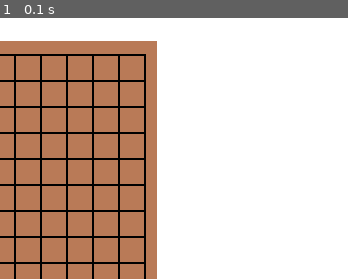
Above: before the commit, frame 1.
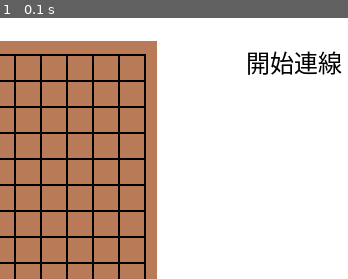
Above: after the commit, the same moment.

Repository: gwahak/Pygame
Game: pygame game, started from Lesson07/GomokuClient/GomokuClient.py
Same seed, same stepped clock (60 frames per second), same inputs: the game is played once before the commit and once after it.
Inputs:
- Up to frame 1 (0.1 s): no input
The pictures show only the part of the screen within x 50-100%, y 0-50%; the shares and areas given below are measured in that part.

The runs differ from the first frame. In frame 1, 1.3% of the frame differs, in the area x 71-99%, y 12-22%.

Commit message:
新增狀態文字

Diff:
--- a/Lesson07/GomokuClient/GomokuClient.py
+++ b/Lesson07/GomokuClient/GomokuClient.py
@@ -1,9 +1,13 @@
+from queue import Queue
+
 import pygame
 
 from Lesson07.GomokuClient.ChessboardClient import ChessboardClient
 
+message_queue = Queue()
 
-class GomokuClient():
+
+class GomokuClient:
     def __init__(self):
         pygame.init()
 
@@ -13,11 +17,12 @@
         self.font = pygame.font.Font(r"C:\Windows\Fonts\SimHei.ttf", 24)
         self.going = True
         # 遊戲狀態
-        # wait: 等待連線
+        # start_connect: 開始連線
+        # wait_connect: 連線中...
         # wait_game: 等待遊戲開始
         # gaming: 遊戲進行中
         # game_over: 遊戲結束
-        self.status = "wait"
+        self.status = "start_connect"
 
         self.chessboard = ChessboardClient()
 
@@ -37,6 +42,9 @@
                 # TODO: 計算座標，檢查是否可以下子，在送出封包
                 pass
 
+        # 檢查 Queue
+        # 有的話取一個來處理
+
     def draw(self):
         self.screen.fill((255, 255, 255))
         self.screen.blit(self.font.render("FPS: {0:.2F}".format(self.clock.get_fps()), True, (0, 0, 0)), (10, 10))
@@ -45,7 +53,21 @@
         if self.chessboard.game_over:
             self.screen.blit(
                 self.font.render("{0} Win".format("Black" if self.chessboard.winner == 'b' else "White"), True,
-                                 (0, 0, 0)), (500, 10))
+                                 (0, 0, 0)), (600, 10))
+
+        status_text = self.status
+        if self.status == 'start_connect':
+            status_text = '開始連線'
+        elif self.status == 'wait_connect':
+            status_text = '連線中...'
+        elif self.status == 'wait_game':
+            status_text = '等待遊戲開始'
+        elif self.status == 'gaming':
+            status_text = '遊戲進行中'
+        elif self.status == 'game_over':
+            status_text = '遊戲結束'
+
+        self.screen.blit(self.font.render(status_text, True, (0, 0, 0)), (600, 40))
 
         pygame.display.update()
 
